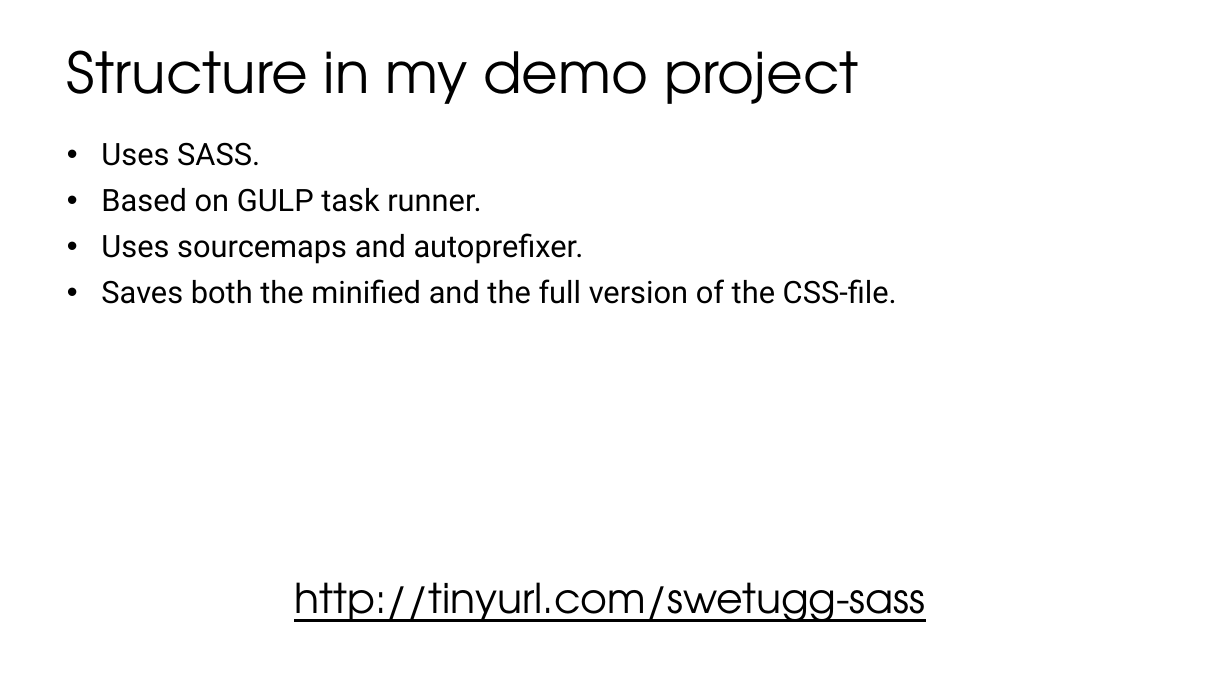
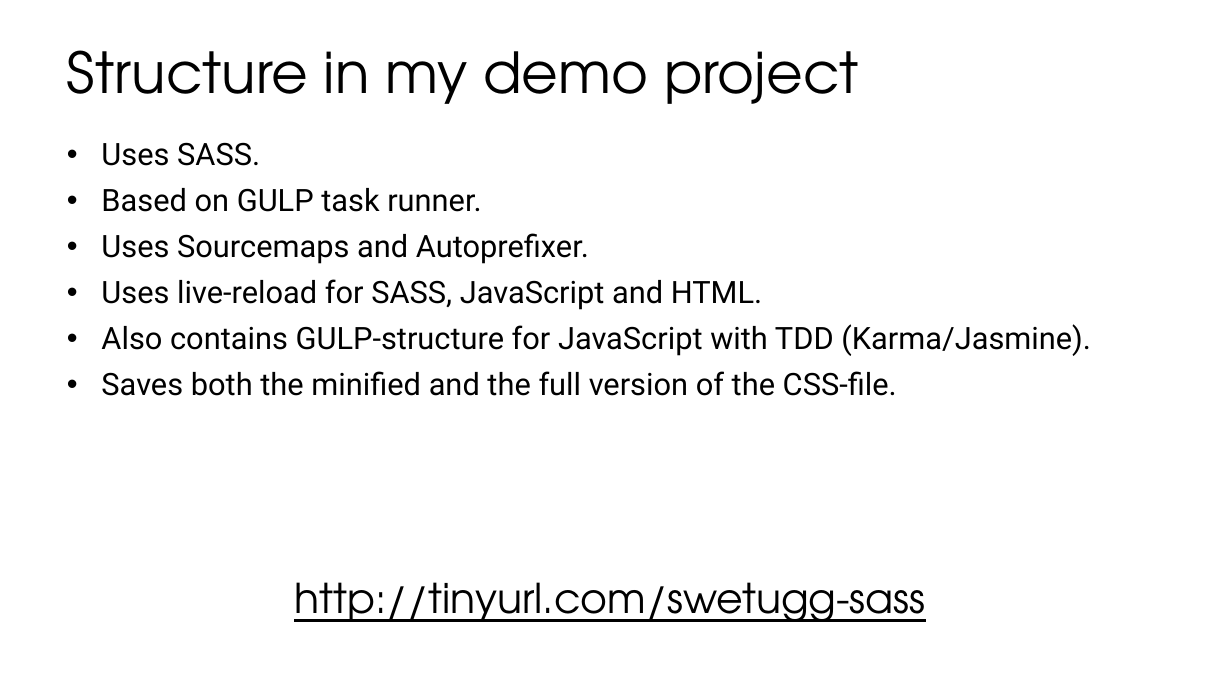
Before and after one commit to stiltet/SASS-Code-Example-Demo, a slide deck: slide 17 of Presentation.pptx. Drawn at 1232x693 pixels with LibreOffice and Linux fonts; fonts in the diff are those of the drawing. Boxes give left, top, right and bottom in pixels: in the first picture for what was removed or moved away, otherwise in the second. Text is boxed around its words. In the diff, an @@ line names an element or a change of style, - is before the commit and + after.

Commit message:
Updated presentation, fixed some indentation problems. Added download link for presentation. Fixed fonts.

```diff
--- a/Presentation.pptx
+++ b/Presentation.pptx
@@ text at <box>101,233,1091,356</box>: text changed @@
-• Uses sourcemaps and autoprefixer.
+• Uses Sourcemaps and Autoprefixer.
+• Uses live-reload for SASS, JavaScript and HTML.
+• Also contains GULP-structure for JavaScript with TDD (Karma/Jasmine).
```
Also in this commit, not shown: 11 other files.
